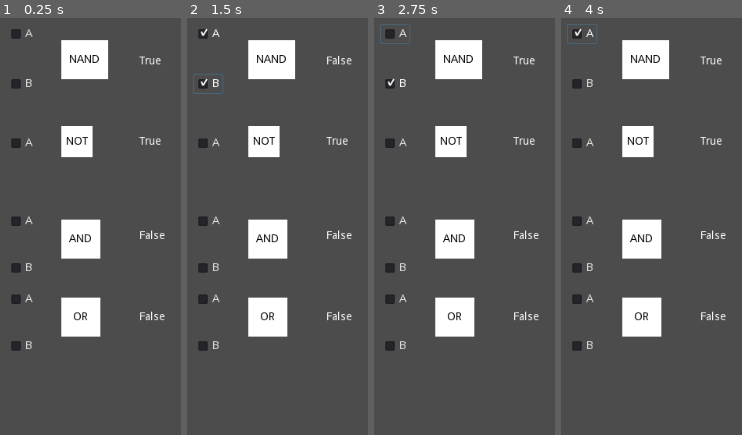
Above: before the commit, frames 1-4 (left to right).
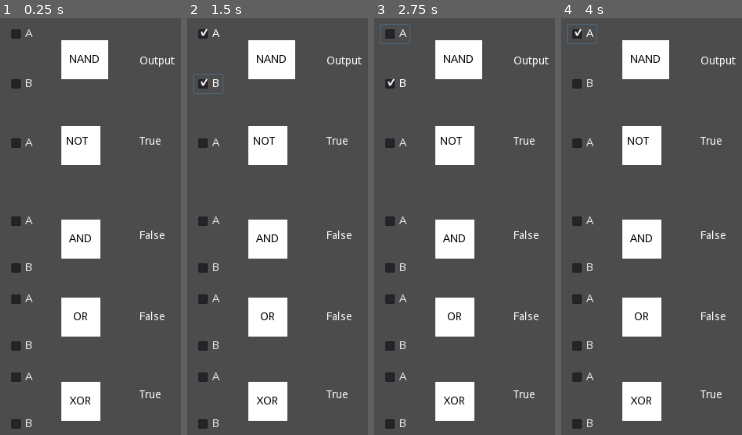
Above: after the commit, the same moments.

Repository: cwick/nand2tetris
Game: Godot game, scene res://TestBed.tscn
The game is run twice, just before and just after one commit, with the same random seed, the same clock (stepped at 60 frames per second) and the same inputs.
Inputs:
- Up to frame 1 (0.25 s): no input
- Up to frame 2 (1.5 s): click "A" at 0.5 s; click "B" at 1.25 s
- Up to frame 3 (2.75 s): click "A" at 2 s
- Up to frame 4 (4 s): click "B" at 2.75 s; click "A" at 3.5 s

The runs differ from the first frame. In frame 1, 3.5% of the frame differs, in the area x 6-97%, y 9-99%; in frame 2, 3.5%; in frame 3, 3.5%; in frame 4, 3.5%.
Error after the commit: Invalid call. Nonexistent 'String' constructor. (res://TestRunner.gd:37)

Commit message:
Inherit scenes

Diff:
--- a/TestBed.tscn
+++ b/TestBed.tscn
@@ -1,10 +1,11 @@
-[gd_scene load_steps=6 format=2]
+[gd_scene load_steps=7 format=2]
 
 [ext_resource path="res://TestRunner.gd" type="Script" id=1]
 [ext_resource path="res://chips/nand/NAND.tscn" type="PackedScene" id=2]
 [ext_resource path="res://chips/not/NOT.tscn" type="PackedScene" id=3]
 [ext_resource path="res://chips/and/AND.tscn" type="PackedScene" id=4]
 [ext_resource path="res://chips/or/OR.tscn" type="PackedScene" id=5]
+[ext_resource path="res://chips/xor/XOR.tscn" type="PackedScene" id=6]
 
 [node name="Root" type="Node2D"]
 
@@ -52,8 +53,8 @@
 [node name="NOT" parent="NOT" instance=ExtResource( 3 )]
 margin_left = 70.0
 margin_top = -10.0
-margin_right = 110.0
-margin_bottom = 30.0
+margin_right = 120.0
+margin_bottom = 40.0
 
 [node name="Output" type="Label" parent="NOT"]
 margin_left = 170.0
@@ -119,3 +120,32 @@
 margin_top = 10.0
 margin_right = 120.0
 margin_bottom = 60.0
+
+[node name="XOR" type="Node2D" parent="."]
+position = Vector2( 20, 460 )
+script = ExtResource( 1 )
+chip = NodePath("XOR")
+
+[node name="Input0" type="CheckBox" parent="XOR"]
+margin_right = 37.0
+margin_bottom = 24.0
+text = "A"
+
+[node name="Input1" type="CheckBox" parent="XOR"]
+margin_top = 60.0
+margin_right = 37.0
+margin_bottom = 84.0
+text = "B"
+
+[node name="Output" type="Label" parent="XOR"]
+margin_left = 170.0
+margin_top = 28.0
+margin_right = 215.0
+margin_bottom = 42.0
+text = "Output"
+
+[node name="XOR" parent="XOR" instance=ExtResource( 6 )]
+margin_left = 70.0
+margin_top = 18.0
+margin_right = 120.0
+margin_bottom = 68.0
--- a/TestRunner.gd
+++ b/TestRunner.gd
@@ -4,7 +4,7 @@
 export(NodePath) var chip = null
 
 func _get_configuration_warning():
-	if chip.is_empty():
+	if chip == null or chip.is_empty():
 		return "chip is required"
 	elif $Input0 == null:
 		return "missing inputs"
@@ -12,6 +12,9 @@
 		return ""
 
 func _ready():
+	if Engine.is_editor_hint():
+		return
+
 	var input = $Input0
 	var i = 0
 	while input != null:
--- /dev/null
+++ b/chips/Chip.tscn
@@ -0,0 +1,17 @@
+[gd_scene format=2]
+
+[node name="Chip" type="ColorRect"]
+margin_right = 50.0
+margin_bottom = 50.0
+
+[node name="CenterContainer" type="CenterContainer" parent="."]
+anchor_right = 1.0
+anchor_bottom = 1.0
+
+[node name="Label" type="Label" parent="CenterContainer"]
+margin_left = 6.0
+margin_top = 18.0
+margin_right = 44.0
+margin_bottom = 32.0
+custom_colors/font_color = Color( 0, 0, 0, 1 )
+text = "Name"
--- a/chips/and/AND.tscn
+++ b/chips/and/AND.tscn
@@ -1,20 +1,12 @@
-[gd_scene load_steps=2 format=2]
+[gd_scene load_steps=3 format=2]
 
-[ext_resource path="res://chips/and/AND.gd" type="Script" id=1]
+[ext_resource path="res://chips/Chip.tscn" type="PackedScene" id=1]
+[ext_resource path="res://chips/and/AND.gd" type="Script" id=2]
 
-[node name="AND" type="ColorRect"]
-margin_right = 50.0
-margin_bottom = 50.0
-script = ExtResource( 1 )
+[node name="AND" index="0" instance=ExtResource( 1 )]
+script = ExtResource( 2 )
 
-[node name="CenterContainer" type="CenterContainer" parent="."]
-anchor_right = 1.0
-anchor_bottom = 1.0
-
-[node name="Label" type="Label" parent="CenterContainer"]
+[node name="Label" parent="CenterContainer" index="0"]
 margin_left = 10.0
-margin_top = 18.0
 margin_right = 39.0
-margin_bottom = 32.0
-custom_colors/font_color = Color( 0, 0, 0, 1 )
 text = "AND"
--- a/chips/nand/NAND.tscn
+++ b/chips/nand/NAND.tscn
@@ -1,23 +1,9 @@
 [gd_scene load_steps=2 format=2]
 
-[ext_resource path="res://chips/nand/NAND.gd" type="Script" id=1]
+[ext_resource path="res://chips/Chip.tscn" type="PackedScene" id=1]
 
-[node name="NAND" type="ColorRect"]
-margin_right = 180.0
-margin_bottom = 170.0
-script = ExtResource( 1 )
-__meta__ = {
-"_edit_group_": true
-}
+[node name="NAND" index="0" instance=ExtResource( 1 )]
 
-[node name="CenterContainer" type="CenterContainer" parent="."]
-anchor_right = 1.0
-anchor_bottom = 1.0
-
-[node name="Label" type="Label" parent="CenterContainer"]
-margin_left = 70.0
-margin_top = 78.0
-margin_right = 109.0
-margin_bottom = 92.0
-custom_colors/font_color = Color( 0, 0, 0, 1 )
+[node name="Label" parent="CenterContainer" index="0"]
+margin_left = 5.0
 text = "NAND"
--- a/chips/or/OR.tscn
+++ b/chips/or/OR.tscn
@@ -1,20 +1,12 @@
-[gd_scene load_steps=2 format=2]
+[gd_scene load_steps=3 format=2]
 
-[ext_resource path="res://chips/or/OR.gd" type="Script" id=1]
+[ext_resource path="res://chips/Chip.tscn" type="PackedScene" id=1]
+[ext_resource path="res://chips/or/OR.gd" type="Script" id=2]
 
-[node name="OR" type="ColorRect"]
-margin_right = 50.0
-margin_bottom = 50.0
-script = ExtResource( 1 )
+[node name="OR" index="0" instance=ExtResource( 1 )]
+script = ExtResource( 2 )
 
-[node name="CenterContainer" type="CenterContainer" parent="."]
-anchor_right = 1.0
-anchor_bottom = 1.0
-
-[node name="Label" type="Label" parent="CenterContainer"]
+[node name="Label" parent="CenterContainer" index="0"]
 margin_left = 15.0
-margin_top = 18.0
 margin_right = 34.0
-margin_bottom = 32.0
-custom_colors/font_color = Color( 0, 0, 0, 1 )
 text = "OR"
--- /dev/null
+++ b/chips/xor/XOR.gd
@@ -0,0 +1,4 @@
+extends Object
+
+func apply(a: bool, b: bool):
+	return true
--- /dev/null
+++ b/chips/xor/XOR.tscn
@@ -0,0 +1,12 @@
+[gd_scene load_steps=3 format=2]
+
+[ext_resource path="res://chips/Chip.tscn" type="PackedScene" id=1]
+[ext_resource path="res://chips/xor/XOR.gd" type="Script" id=2]
+
+[node name="XOR" index="0" instance=ExtResource( 1 )]
+script = ExtResource( 2 )
+
+[node name="Label" parent="CenterContainer" index="0"]
+margin_left = 11.0
+margin_right = 38.0
+text = "XOR"
